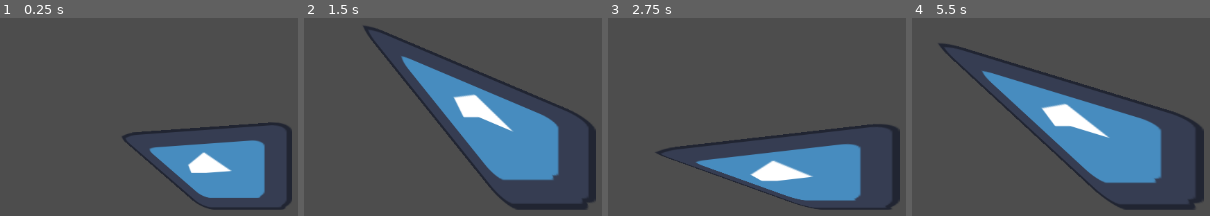
Above: before the commit, frames 1-4 (left to right).
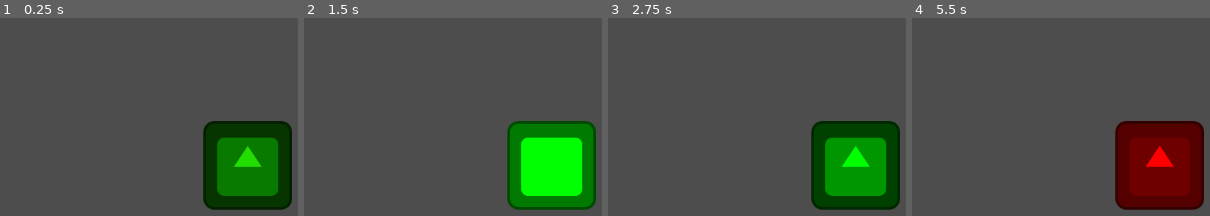
Above: after the commit, the same moments.

Repository: hipml/shaders
Game: Godot game, scene res://scenes/shaders.tscn
Same seed, same stepped clock (60 frames per second), same inputs: the game is played once before the commit and once after it. The engine's default icon, where the game draws it, is replaced by a stand-in: a white triangle on a blue panel in a dark square.
Inputs:
- Up to frame 1 (0.25 s): no input
- Up to frame 2 (1.5 s): no input
- Up to frame 3 (2.75 s): no input
- Up to frame 4 (5.5 s): no input

The runs differ from the first frame. In frame 1, 17% of the frame differs, in the area x 40-98%, y 52-97%; in frame 2, 25%; in frame 3, 20%; in frame 4, 26%, in the area x 9-98%, y 12-97%.

Commit message:
textures

Diff:
--- a/shaders/mfs.gdshader
+++ b/shaders/mfs.gdshader
@@ -6,11 +6,22 @@
 	// Called for every vertex the material is visible on.
 	if (VERTEX.y < 0.0 && VERTEX.x < 0.0) {
 		vec2 circle = vec2(cos(TIME*speed) * 100.0, sin(TIME*speed) * 100.0);
-		VERTEX += vec2(-200.0, -50.0) + circle;
+		// VERTEX += vec2(-200.0, -50.0) + circle;
 	}
 
 }
 
 void fragment() {
-	// Called for every pixel the material is visible on.
+	vec4 color1 = vec4(1.0, 0.0, 0.0, 1.0);
+	vec4 color2 = vec4(0.0, 1.0, 0.0, 1.0);
+
+	float mix_percent = ((sin(TIME)*speed) + 1.0) * 0.5;
+	vec4 output_color = mix(color1, color2, mix_percent);
+
+	// COLOR = texture(TEXTURE, UV / 2.0);
+
+	COLOR = texture(TEXTURE, UV) * output_color;
+
+	// COLOR = output_color
+	// COLOR += vec4(sin(TIME));
 }
